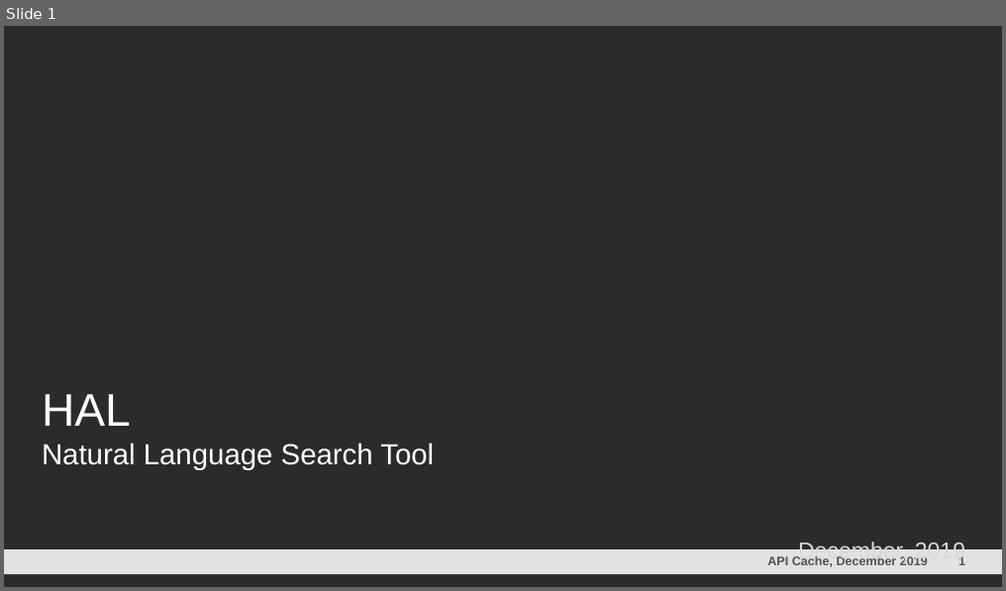
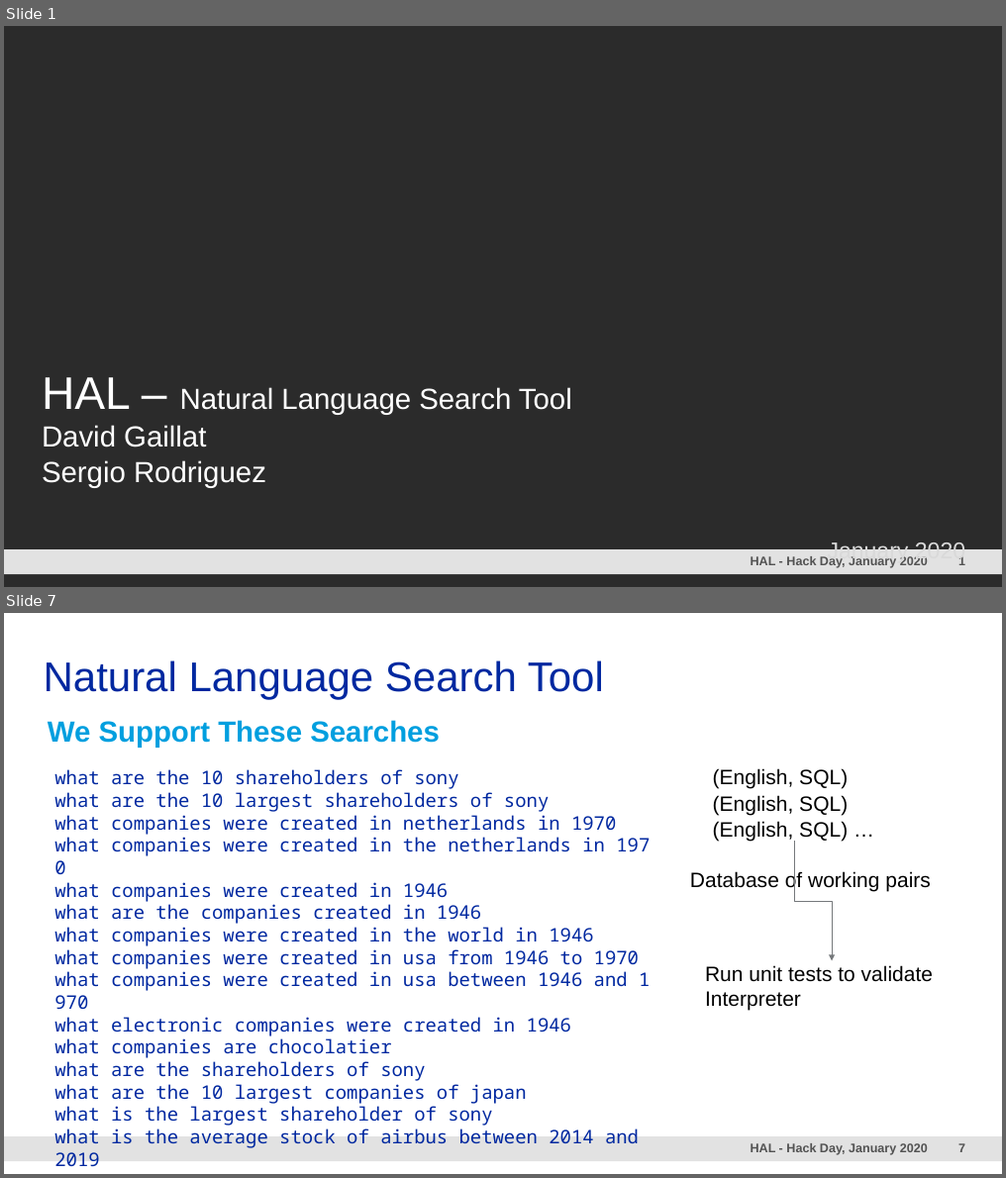
Before and after one commit to davidgaillat/HAL, a slide deck: HAL.pptm. Shown one above the other, each under a label of ours: slide 1 before the commit, slides 1 and 7 after it; the slides between them are not shown. The pictures are 1006x591 and 1006x1178 pixels, drawn with LibreOffice and Linux fonts; fonts in the diff are those of the drawing; background and template pictures are left out; a plain dark background stands for a picture behind light text. Boxes give left, top, right and bottom in pixels: in the first picture for what was removed or moved away, otherwise in the second. Text is boxed around its words. In the diff, an @@ line names an element or a change of style, - is before the commit and + after.

```diff
--- a/HAL.pptm
+++ b/HAL.pptm
@@ slide 7 added at box(4, 613, 1002, 1174), background #FFFFFF; not listed: 3 template elements that a slide beside it also shows @@
@@ title added at box(44, 661, 604, 700), 40 pt, text #0028A0 @@
+Natural Language Search Tool
@@ text added at box(48, 720, 440, 747), 28 pt, text #009FDF, bold @@
+We Support These Searches
@@ text added at box(54, 769, 639, 1166), 18 pt, text #0028A0 @@
+what are the 10 shareholders of sony
+what are the 10 largest shareholders of sony
+what companies were created in netherlands in 1970
+what companies were created in the netherlands in 1970
+what companies were created in 1946
+what are the companies created in 1946
+what companies were created in the world in 1946
+what companies were created in usa from 1946 to 1970
+what companies were created in usa between 1946 and 1970
+what electronic companies were created in 1946
+what companies are chocolatier
+what are the shareholders of sony
+what are the 10 largest companies of japan
+what is the largest shareholder of sony
+what is the average stock of airbus between 2014 and 2019
@@ text added at box(713, 768, 847, 789), 20 pt, text #000000 @@
+(English, SQL)
@@ text added at box(713, 795, 847, 816), 20 pt, text #000000 @@
+(English, SQL)
@@ text added at box(713, 821, 847, 841), 20 pt, text #000000 @@
+(English, SQL) …
@@ elbow arrow added from (795, 842) to (832, 961), #75787B 0.75 pt @@
@@ text added at box(690, 870, 931, 891), 20 pt, text #000000 @@
+Database of working pairs
@@ text added at box(705, 965, 933, 1011), 20 pt, text #000000 @@
+Run unit tests to validate Interpreter
@@ slide 1 changed as well @@
@@ text at box(42, 377, 572, 488): text changed @@
-HAL
-Natural Language Search Tool
+HAL – Natural Language Search Tool
+David Gaillat
+Sergio Rodriguez
@@ text at box(750, 557, 928, 569): text changed @@
-API Cache, December 2019
+HAL - Hack Day, January 2020
@@ text at box(828, 540, 965, 564): text changed @@
-December, 2019
+January 2020
```
Also in this commit, not shown: 2 other slides changed, 4 other slides added, 13 slides removed.
